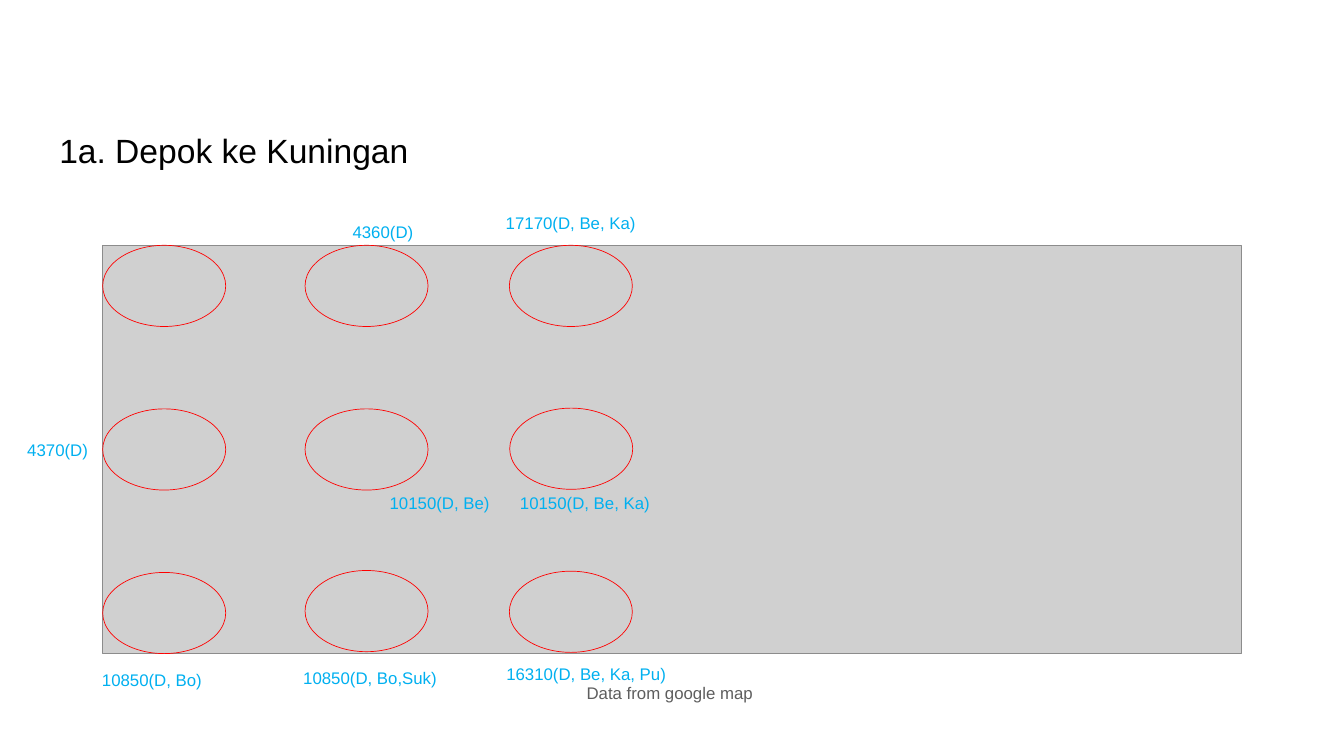
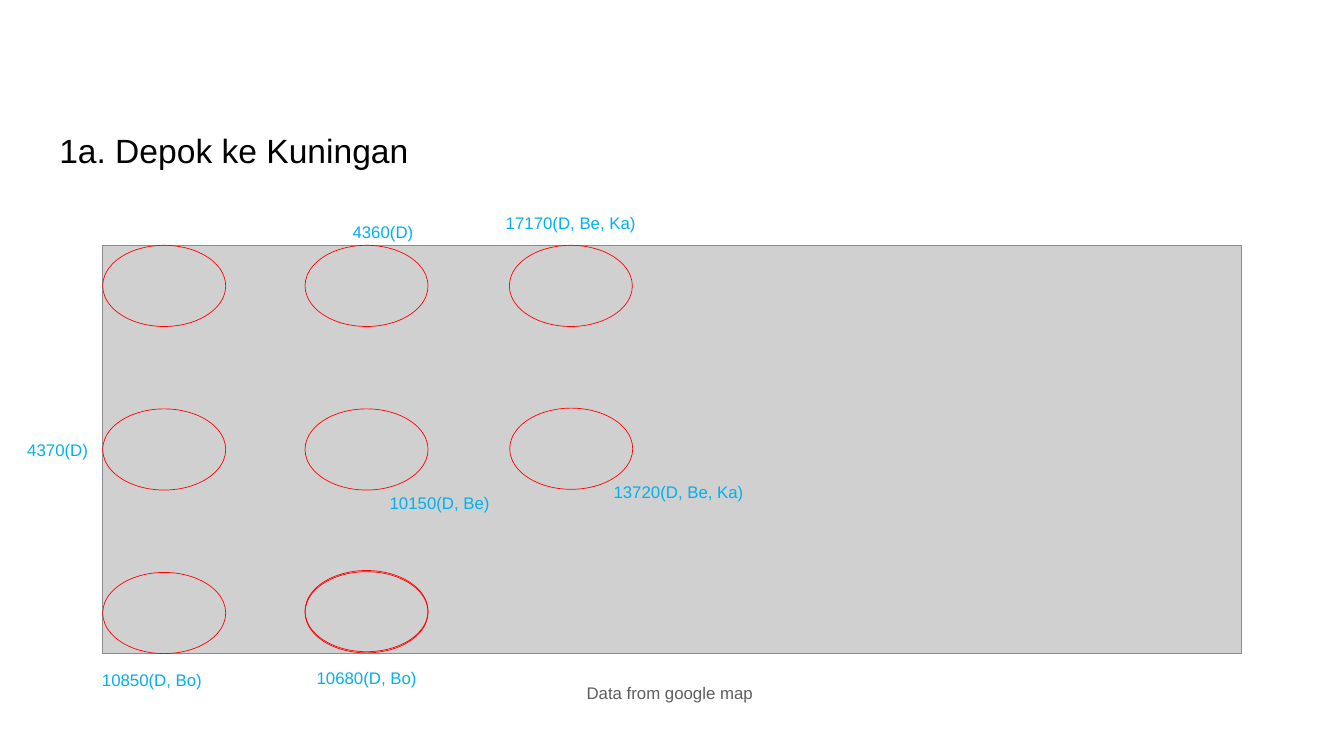
Before and after one commit to DentAlpha/Latihan-6-EL2208-PMC, a slide deck: slide 10 of Latihan 6.pptx (slide 11 before the commit). Drawn at 1344x756 pixels with LibreOffice and Linux fonts; fonts in the diff are those of the drawing; grey boxes stand for pictures. Boxes give left, top, right and bottom in pixels: in the first picture for what was removed or moved away, otherwise in the second. Text is boxed around its words. In the diff, an @@ line names an element or a change of style, - is before the commit and + after.

```diff
--- a/Latihan 6.pptx
+++ b/Latihan 6.pptx
@@ text at [614, 486, 743, 502]: text changed @@
-10150(D, Be, Ka)
+13720(D, Be, Ka)
@@ ellipse: place and size @@
-ellipse at [509, 571, 632, 652]
+ellipse at [305, 571, 428, 653]
@@ text at [317, 671, 416, 688]: text changed @@
-10850(D, Bo,Suk)
+10680(D, Bo)
@@ text removed at [506, 667, 666, 684] @@
-16310(D, Be, Ka, Pu)
```
Also in this commit, not shown: 26 other slides changed, 3 slides added.
